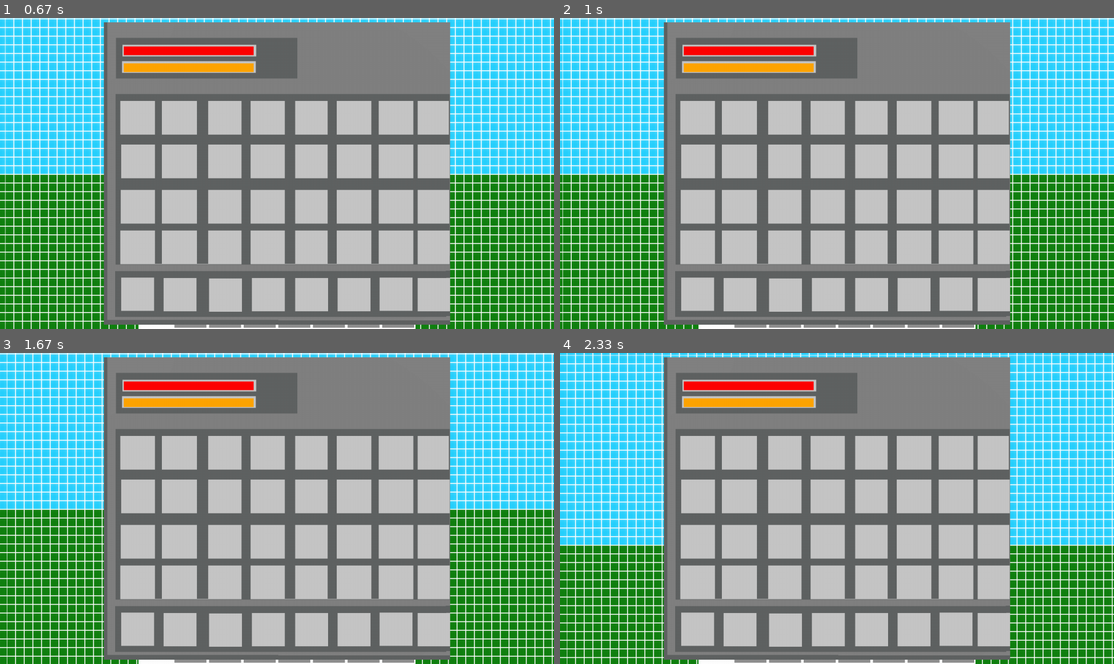
Above: before the commit, frames 1-4 (two rows, left to right).
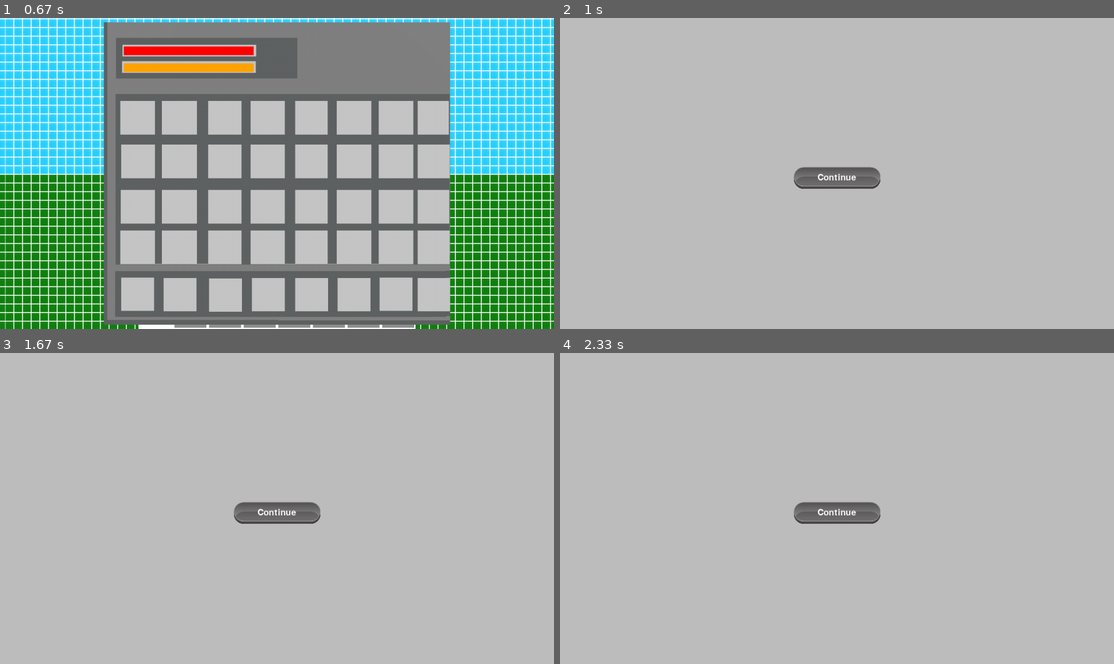
Above: after the commit, the same moments.

Repository: fuyther/pygame_project
Game: pygame game, started from main.py
Same seed, same stepped clock (60 frames per second), same inputs: the game is played once before the commit and once after it.
Inputs (mouse positions are in pixels of both pictures, inside the frame that each line leads up to):
- Up to frame 1 (0.67 s): hold E from 0.33 s (still down); hold D from 0.33 s (still down)
- Up to frame 2 (1 s): release E at 0.8 s; release D at 0.8 s; hold Esc from 0.83 s (still down); hold D from 0.83 s (still down)
- Up to frame 3 (1.67 s): release Esc at 1.3 s; release D at 1.3 s; click (277, 530) at 1.38 s
- Up to frame 4 (2.33 s): tap Space at 1.73, 2.03 s

Frame 1 is identical in both runs. In frame 2, 73% of the frame differs, in the area x 0-100%, y 0-100%; in frame 3, 73%; in frame 4, 73%.

Commit message:
pause_added

Diff:
--- a/main.py
+++ b/main.py
@@ -23,6 +23,11 @@
         self.a_h = 0
         self.a_v = 0
         self.v_h = 0
+        self.lst_values = []
+        self.lst_values.append(self.v_v)
+        self.lst_values.append(self.a_h)
+        self.lst_values.append(self.a_v)
+        self.lst_values.append(self.v_h)
         self.direction = [0, 0]
 
 
@@ -95,7 +100,7 @@
 
 
 class Button(pygame.sprite.Sprite):
-    def __init__(self, text, direct, x ,y, screen):
+    def __init__(self, text, x ,y, screen):
         super().__init__(all_sprites)
         self.image = pygame.transform.scale(load_image("button.png"), (200, 50))
         font = pygame.font.Font(None, 30)
@@ -105,6 +110,34 @@
         self.image.blit(self.text_surface, ((self.rect.width - rect.width)//2, (self.rect.height - rect.height)//2))
         self.rect.x = x
         self.rect.y = y
+        self.screen = screen
+
+    def draw_(self):
+        self.screen.blit(self.image, self.rect)
+
+    def is_clicked(self, pos):
+        if self.rect.x < pos[0] < self.rect.x + self.rect.width\
+                and self.rect.y < pos[1] < self.rect.y + self.rect.height:
+            return True
+        else:
+            return False
+
+
+def pause(screen):
+    running = True
+    button_continue = Button("Continue", 540, 345, screen)
+    while running:
+        screen.fill(pygame.color.Color("grey"))
+        for event in pygame.event.get():
+            if event.type == pygame.QUIT:
+                return pygame.quit()
+            elif event.type == pygame.KEYDOWN:
+                if event.key == pygame.K_ESCAPE:
+                    running = False
+            elif event.type == pygame.MOUSEBUTTONDOWN:
+                button_continue.is_clicked(event.pos)
+        button_continue.draw_()
+        pygame.display.flip()
 
 
 # создание мира
@@ -178,6 +211,8 @@
                     inventory.close()
                 else:
                     inventory.open()
+            elif event.key == pygame.K_ESCAPE:
+                pause(screen)
         if event.type == pygame.KEYUP:
             # при отжатии в горизонтальные переменные = 0
             if event.key == pygame.K_d:
@@ -249,7 +284,6 @@
             screen.blit(objects[cell], (int((j - 1)*20 - main_char.x % 20), int((i - 1)*20 + main_char.y % 20)))
     # отрисовка персонажа
     screen.blit(character, (w // 2 - ch_w // 2, h // 2 - ch_h // 2))
-
     inventory.draw(scren=screen)
     pygame.display.flip()
     # лог для проверки достоверности того что мы видем
